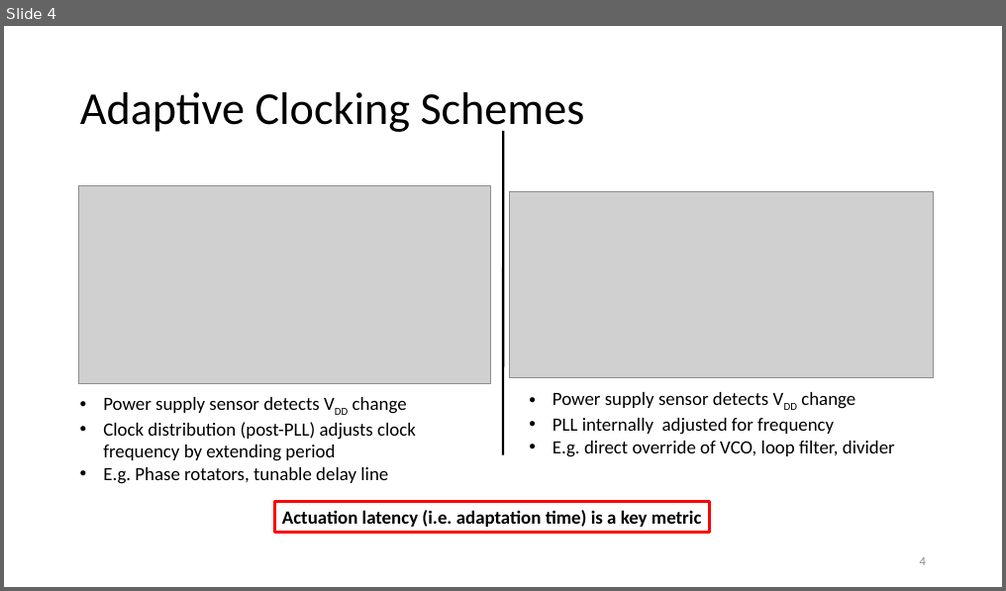
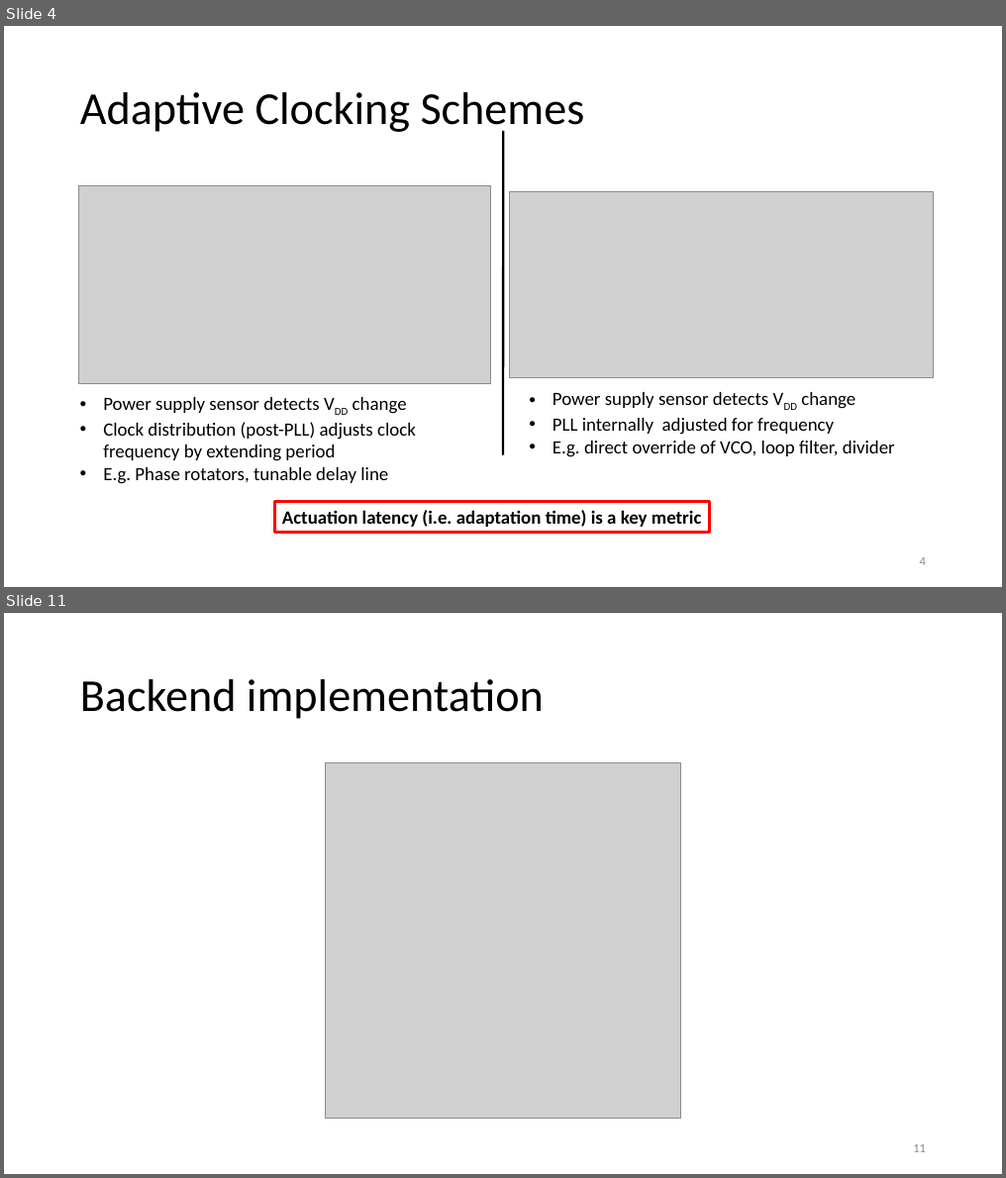
Before and after one commit to NotReallySynthPlls/FinalReport, a slide deck: Adaptive Clocking Techniques for SoC Supply Droop Response.pptx. Shown one above the other, each under a label of ours: slide 4 before the commit, slides 4 and 11 after it; the slides between them are not shown. The pictures are 1006x591 and 1006x1178 pixels, drawn with LibreOffice and Linux fonts; fonts in the diff are those of the drawing; grey boxes stand for pictures. Boxes give left, top, right and bottom in pixels: in the first picture for what was removed or moved away, otherwise in the second. Text is boxed around its words. In the diff, an @@ line names an element or a change of style, - is before the commit and + after.

```diff
--- a/Adaptive Clocking Techniques for SoC Supply Droop Response.pptx
+++ b/Adaptive Clocking Techniques for SoC Supply Droop Response.pptx
@@ slide 11 added at (4,613,1002,1174), background #FFFFFF @@
@@ title added at (80,679,544,719), 44 pt, text #000000 @@
+Backend implementation
@@ picture added at (325,762,681,1119) @@
@@ page number added at (913,1145,926,1153), 12 pt, text #8C8C8C @@
+11
```
Also in this commit, not shown: 2 slides changed, 6 other slides added, 5 slides removed, 1 other file.
